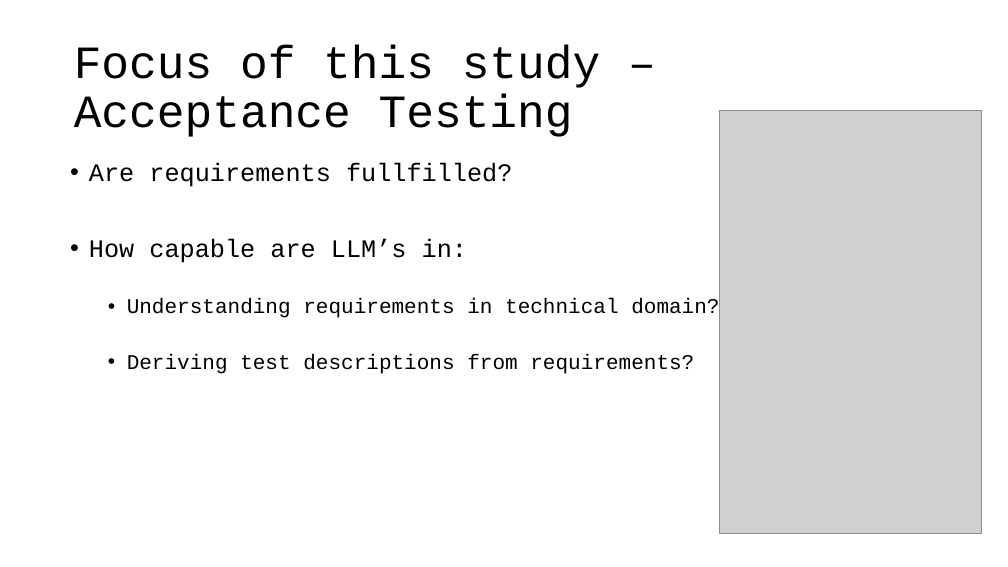
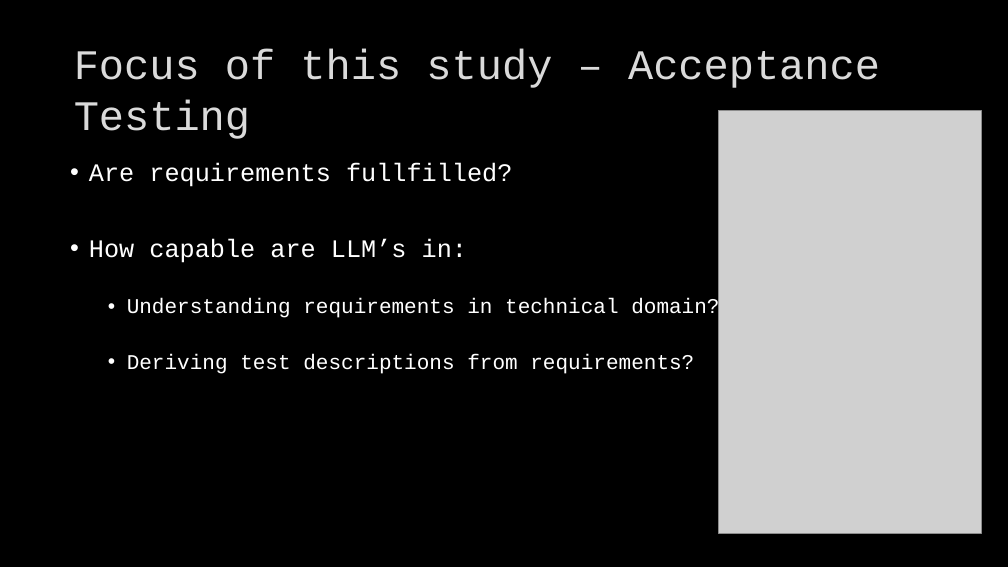
Before and after one commit to as-cal8/RBST-prompt-engineering, a slide deck: slide 3 of presentation/RBST_prompt-eng [Autosaved].pptx. Drawn at 1008x567 pixels with LibreOffice and Linux fonts; fonts in the diff are those of the drawing; grey boxes stand for pictures; background and template pictures are left out. Boxes give left, top, right and bottom in pixels: in the first picture for what was removed or moved away, otherwise in the second. Text is boxed around its words. In the diff, an @@ line names an element or a change of style, - is before the commit and + after.

```diff
--- a/presentation/RBST_prompt-eng [Autosaved].pptx
+++ b/presentation/RBST_prompt-eng [Autosaved].pptx
@@ background #FFFFFF to picture (left out) @@
@@ title "Focus of this study – ..." at <box>74,49,880,139</box>: size 44 to 40 pt, text colour #000000 to #DADADA, letter outline none to #404040 0.75 pt; line spacing 0.9 to 1 @@
@@ text "Are requirements fullfilled?" at <box>89,163,719,374</box>: text colour #000000 to #FFFFFF @@
```
Also in this commit, not shown: 10 other slides changed, 3 slides added, 2 slides removed, 2 other files.
